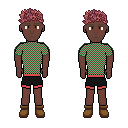
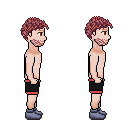
The second 128 x 128 image is a revision of the first. Changes to its layers:
added layer "Pasted Layer #3" above "Pasted Layer" over [20, 16, 113, 120]
hid "netzhemd black" over [14, 8, 114, 118]
hid "netzhemd" over [14, 8, 114, 118]
